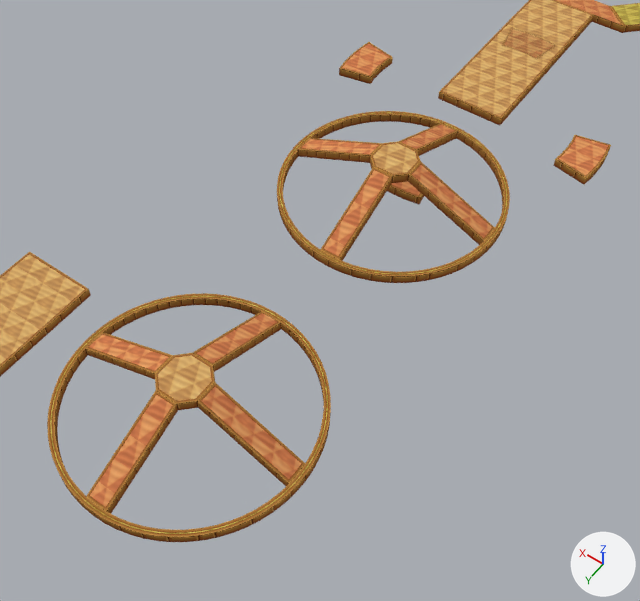
A saved change to the Blender file src/st018.blend.
Both versions are drawn from a 50 mm lens placed at (-16.1, 37.0, 23.6), pointed at (-0.3, 14.9, -11.2). The axes (+X, +Y, +Z) are drawn at lower right. The lights are the same throughout.
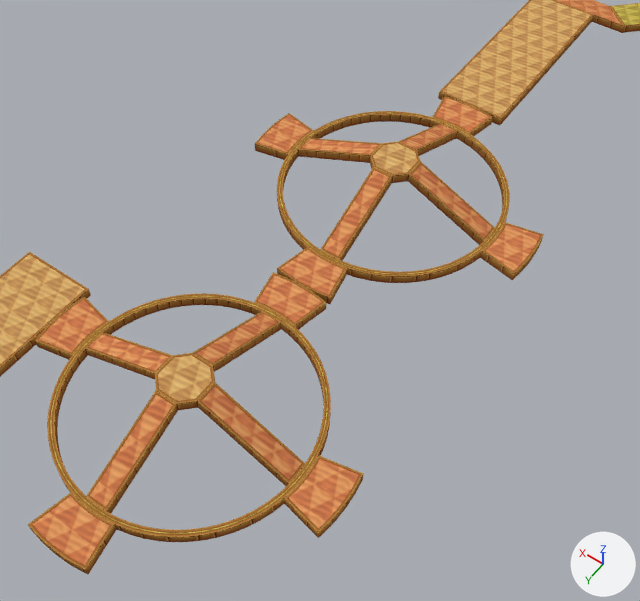
Where the change shows, as pixel boxes [x1, y1, x2, y2] in the pictures (640 x 601 px):
'Cube.002', added (orange)
    after: [28, 272, 363, 575]
    faces in mat_material (picture img_sandtilesimple3_png): [32, 275, 359, 565]
    faces in mat_fill (picture img_sandstonesimple_png): [28, 272, 363, 575]
'Cube.003', moved
    before: [339, 27, 611, 204]
    after: [255, 96, 544, 304]

What the commit changed:
Object 'Cube.003' (ob_cube_003) moves from (0.0, 0.0, 0.0) to (0.0, 8.0, 0.0).
Object 'Cube.002' (ob_cube_002) is new; it shows a copy of the mesh of ob_cube_003.
Its location is (0.0, 24.0, 0.0).
